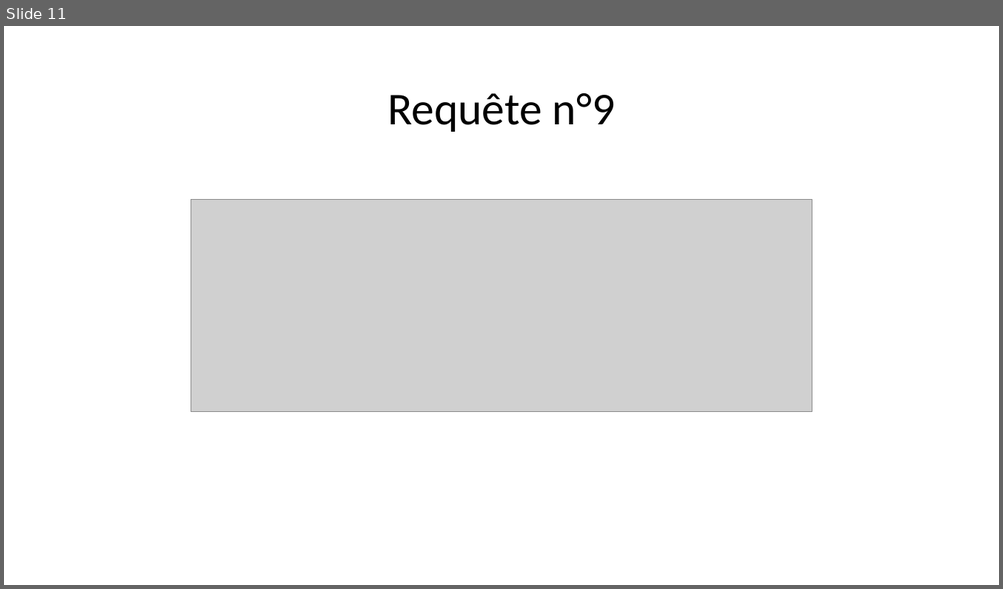
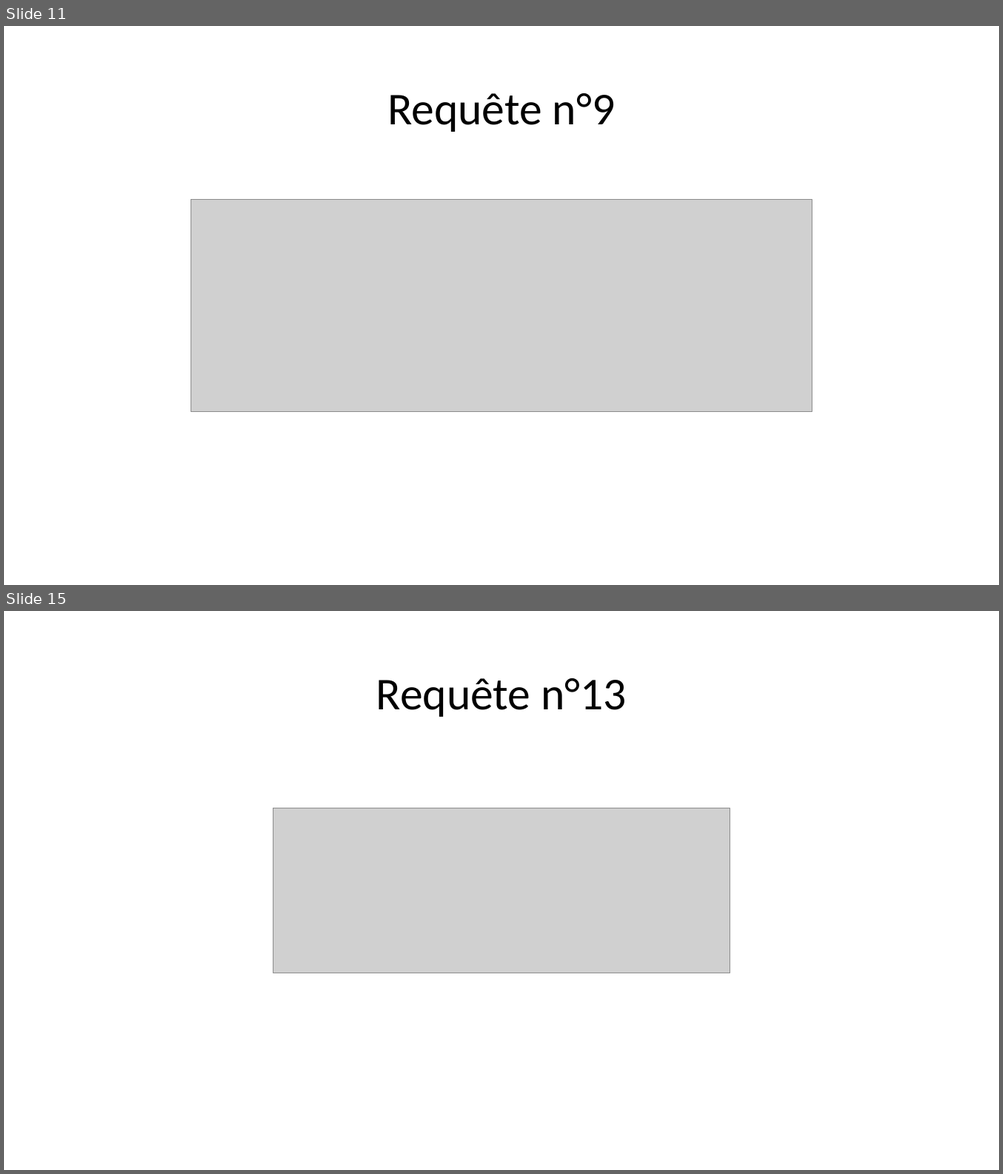
Before and after one commit to exender/SQL, a slide deck: Projet SQL.pptx. Shown one above the other, each under a label of ours: slide 11 before the commit, slides 11 and 15 after it; the slides between them are not shown. The pictures are 1003x589 and 1003x1174 pixels, drawn with LibreOffice and Linux fonts; fonts in the diff are those of the drawing; grey boxes stand for pictures. Boxes give left, top, right and bottom in pixels: in the first picture for what was removed or moved away, otherwise in the second. Text is boxed around its words. In the diff, an @@ line names an element or a change of style, - is before the commit and + after.

```diff
--- a/Projet SQL.pptx
+++ b/Projet SQL.pptx
@@ slide 15 added at box(4, 611, 999, 1170), background #FFFFFF @@
@@ title added at box(376, 678, 626, 717), 44 pt, text #000000 @@
+Requête n°13
@@ picture added at box(273, 809, 730, 974) @@
```
Also in this commit, not shown: 5 other slides added.
